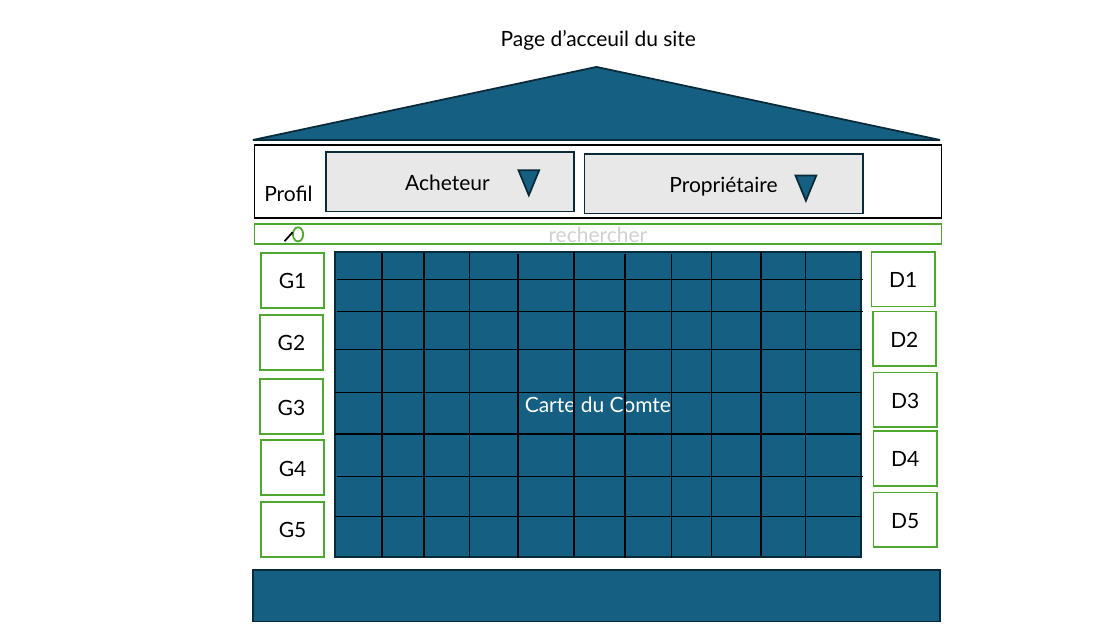
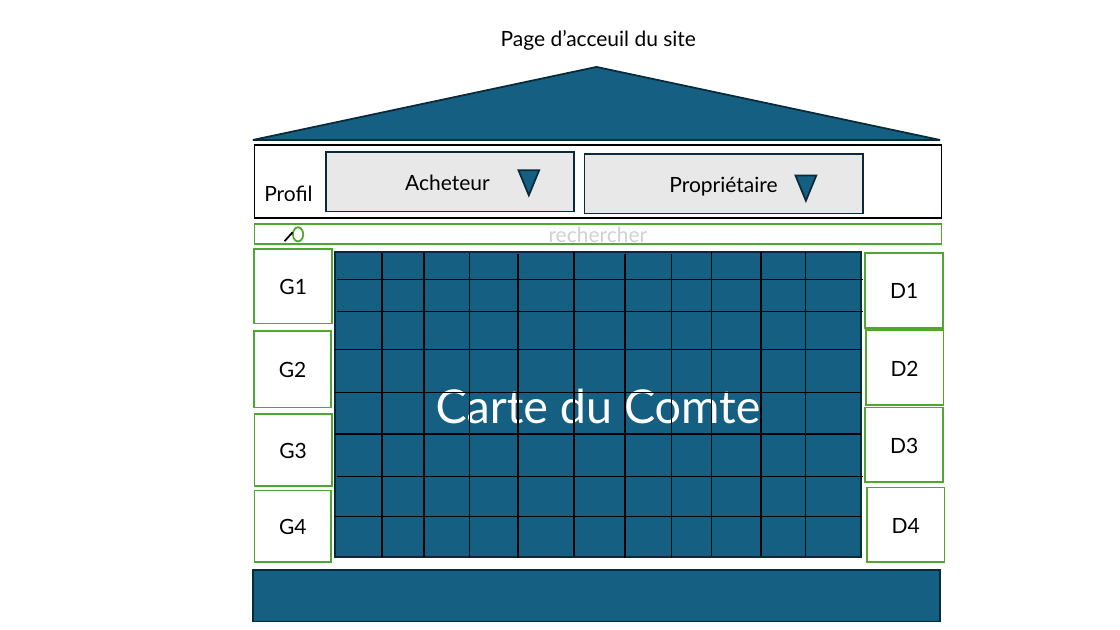
Before and after one commit to cours-de-visualisations/projet1, a slide deck: slide 2 of visualisation.pptx (slide 1 before the commit). Drawn at 1120x630 pixels with LibreOffice and Linux fonts; fonts in the diff are those of the drawing. Boxes give left, top, right and bottom in pixels: in the first picture for what was removed or moved away, otherwise in the second. Text is boxed around its words. In the diff, an @@ line names an element or a change of style, - is before the commit and + after.

```diff
--- a/visualisation.pptx
+++ b/visualisation.pptx
@@ rectangle "G1": place and size @@
-rectangle "G1" at [261, 253, 324, 308]
+rectangle "G1" at [255, 249, 333, 323]
@@ rectangle "Carte du Comte" at [335, 252, 861, 557]: size 18 to 40 pt @@
@@ rectangle "D1": place and size @@
-rectangle "D1" at [872, 252, 935, 307]
+rectangle "D1" at [865, 253, 944, 328]
@@ rectangle "G2": place and size @@
-rectangle "G2" at [260, 315, 323, 370]
+rectangle "G2" at [254, 331, 331, 408]
@@ rectangle "D2": place and size @@
-rectangle "D2" at [873, 312, 936, 366]
+rectangle "D2" at [866, 330, 944, 405]
@@ rectangle "G3": place and size @@
-rectangle "G3" at [260, 380, 323, 434]
+rectangle "G3" at [255, 414, 332, 486]
@@ rectangle "D3": place and size @@
-rectangle "D3" at [874, 373, 937, 428]
+rectangle "D3" at [865, 408, 944, 482]
@@ rectangle "G4": place and size @@
-rectangle "G4" at [261, 440, 324, 495]
+rectangle "G4" at [255, 491, 332, 563]
@@ rectangle removed at [261, 502, 324, 557] @@
-G5
@@ rectangle "D4": place and size @@
-rectangle "D4" at [874, 431, 937, 486]
+rectangle "D4" at [867, 487, 945, 562]
@@ rectangle removed at [874, 492, 937, 547] @@
-D5
```
Also in this commit, not shown: 1 other slide changed, 2 slides added, 7 other files.
